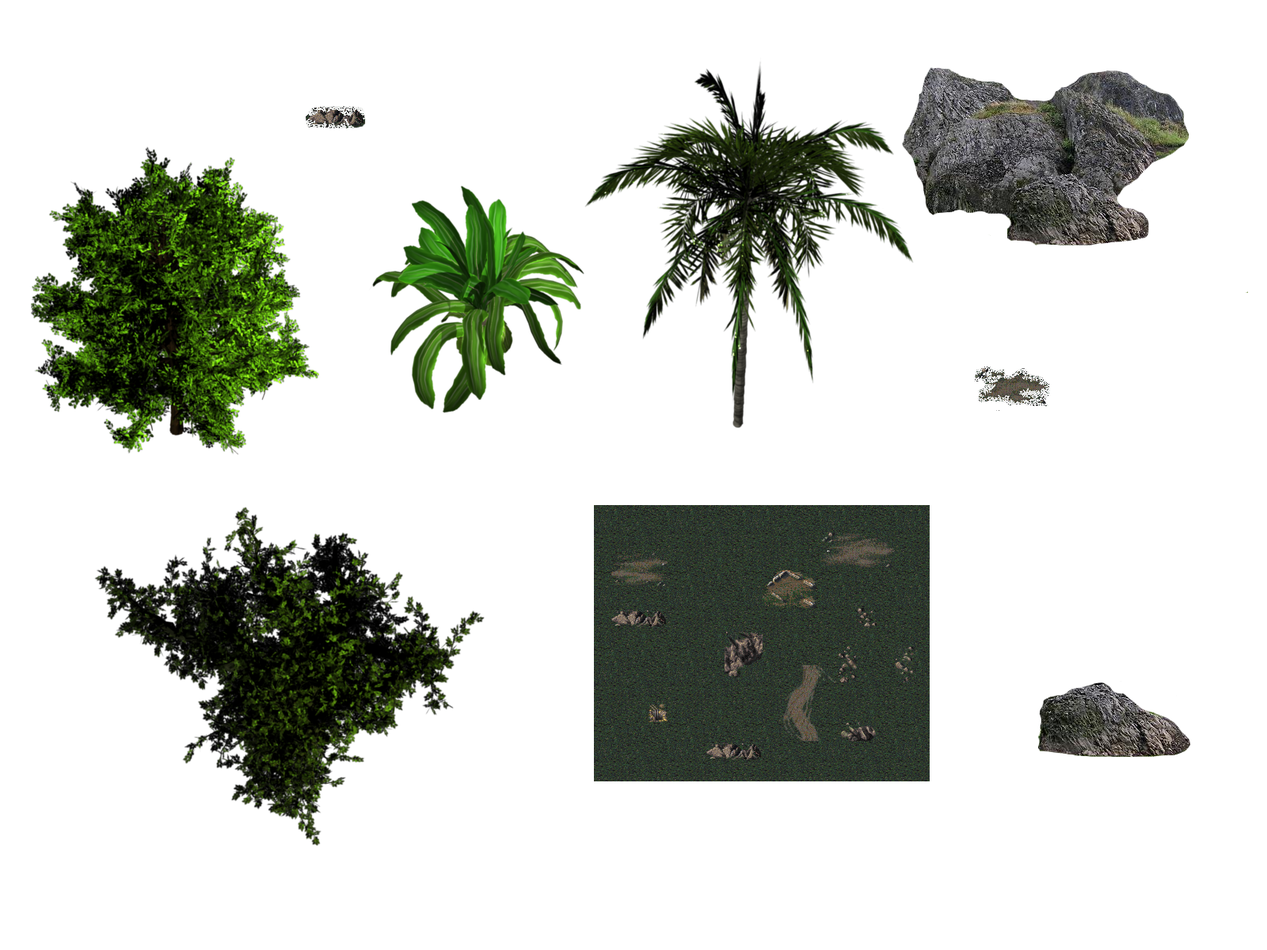
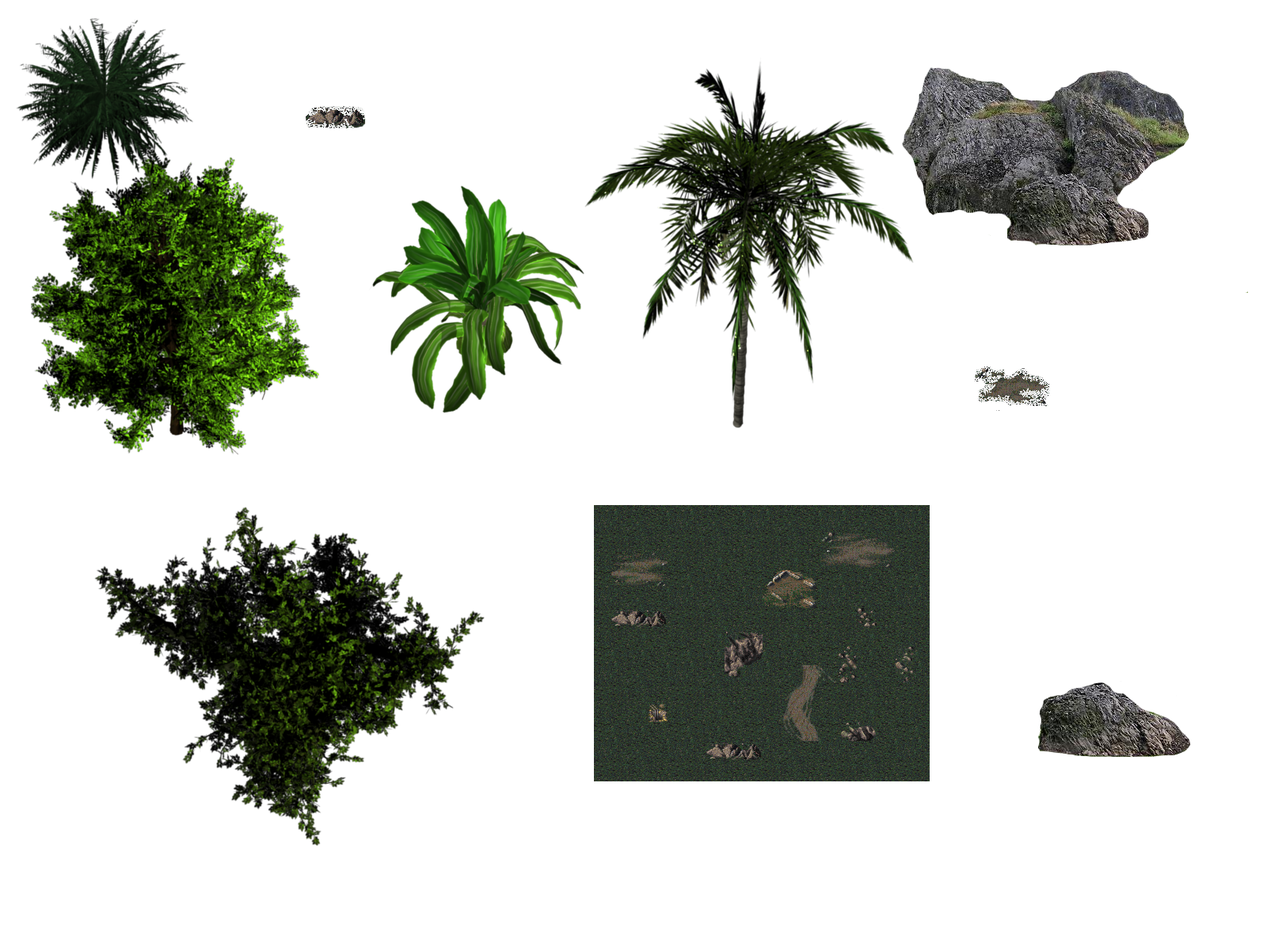
Layered file, before and after one edit (1267 × 950). Changes by layer:
added layer "Clipboard#5" above "0001.png#2" over left=15, top=18, right=194, bottom=187
